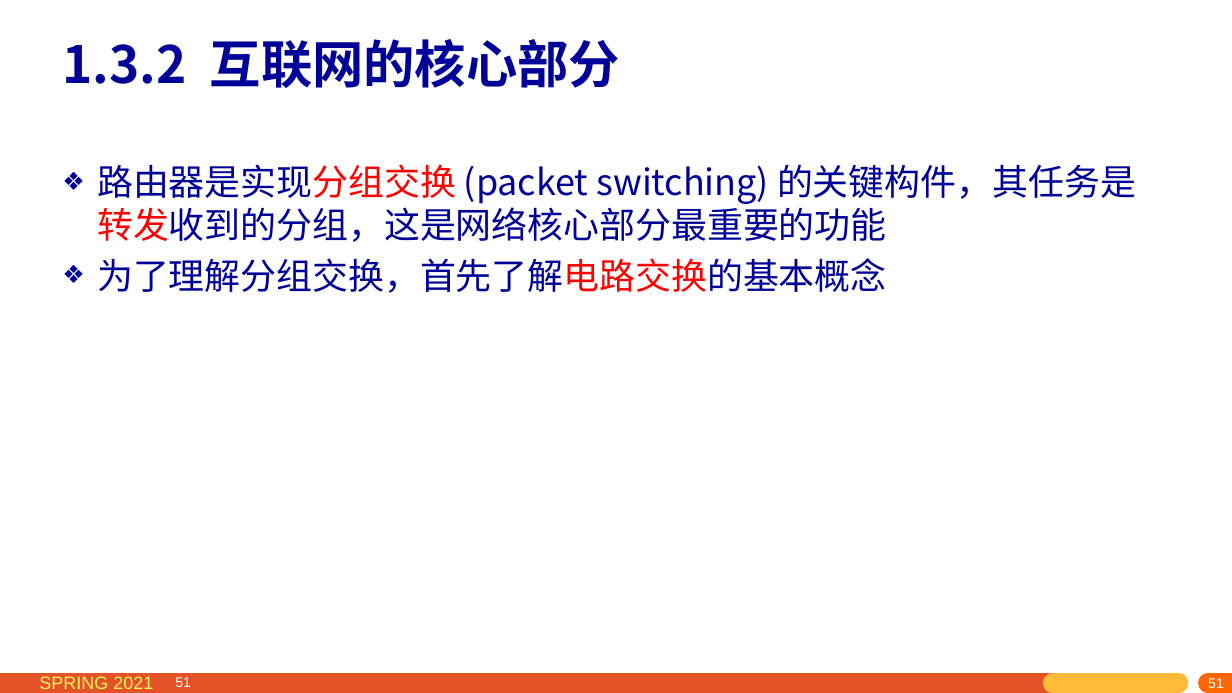
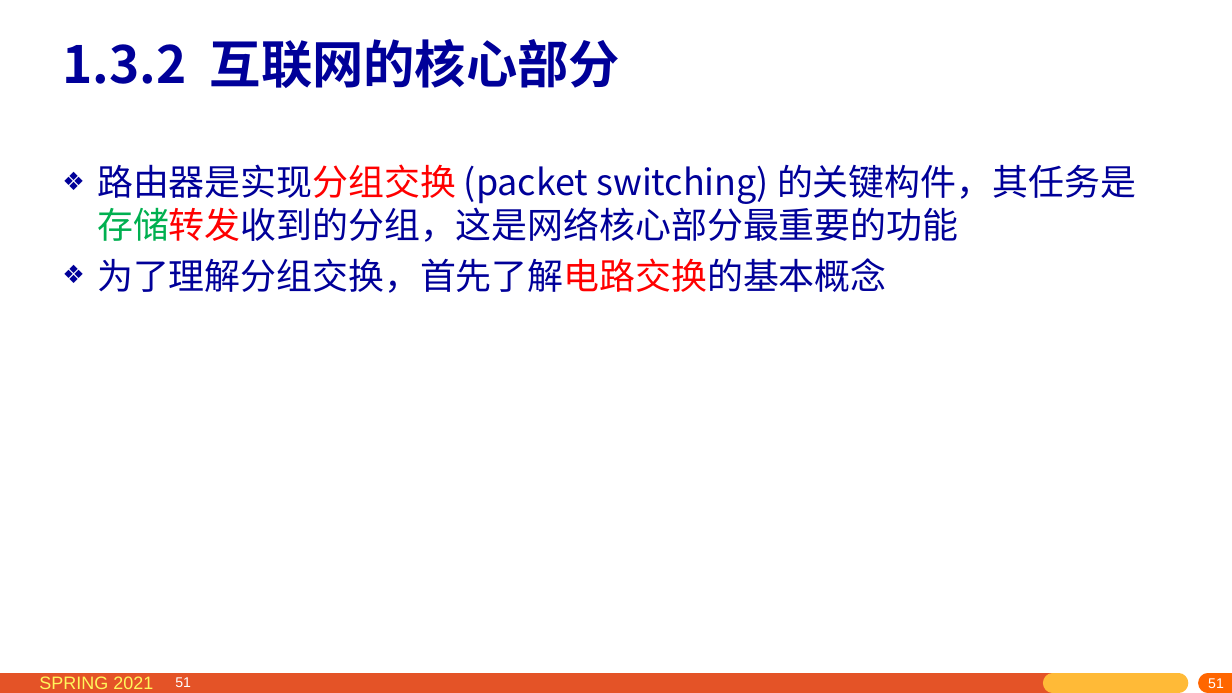
Before and after one commit to network-whu/2021, a slide deck: slide 51 of slides/instruction/01.pptx. Drawn at 1232x693 pixels with LibreOffice and Linux fonts; fonts in the diff are those of the drawing. Boxes give left, top, right and bottom in pixels: in the first picture for what was removed or moved away, otherwise in the second. Text is boxed around its words. In the diff, an @@ line names an element or a change of style, - is before the commit and + after.

```diff
--- a/slides/instruction/01.pptx
+++ b/slides/instruction/01.pptx
@@ text at (97,164,1136,242): text changed @@
-❖ 路由器是实现分组交换 (packet switching) 的关键构件，其任务是转发收到的分组，这是网络核心部分最重要的功能
+❖ 路由器是实现分组交换 (packet switching) 的关键构件，其任务是存储转发收到的分组，这是网络核心部分最重要的功能
```
Also in this commit, not shown: 8 other slides changed.
